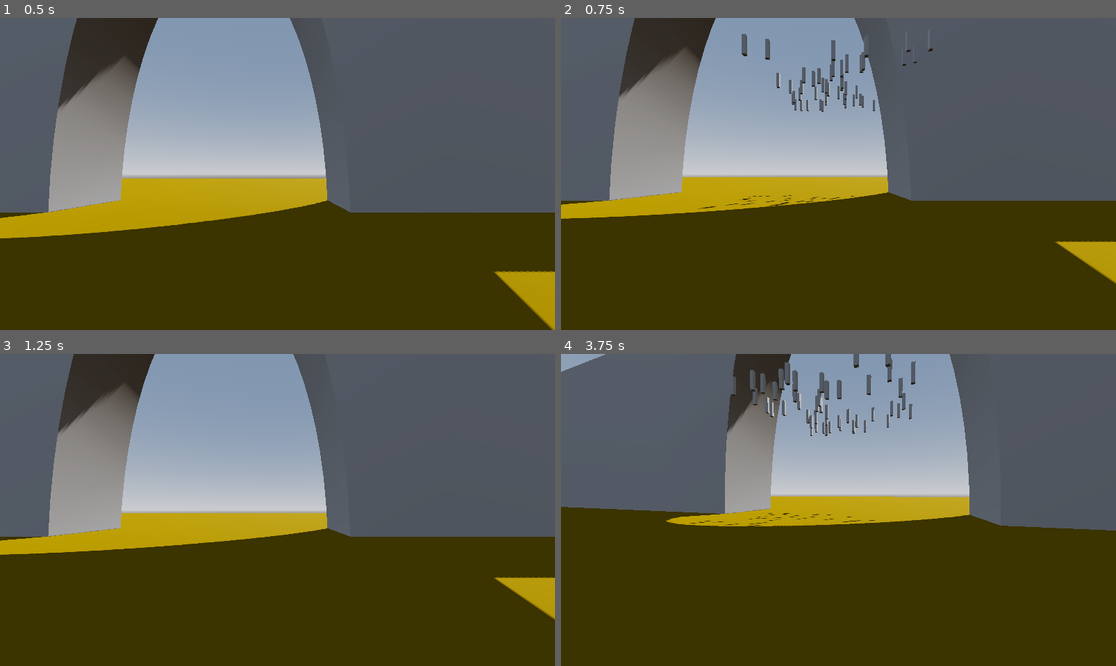
Above: before the commit, frames 1-4 (two rows, left to right).
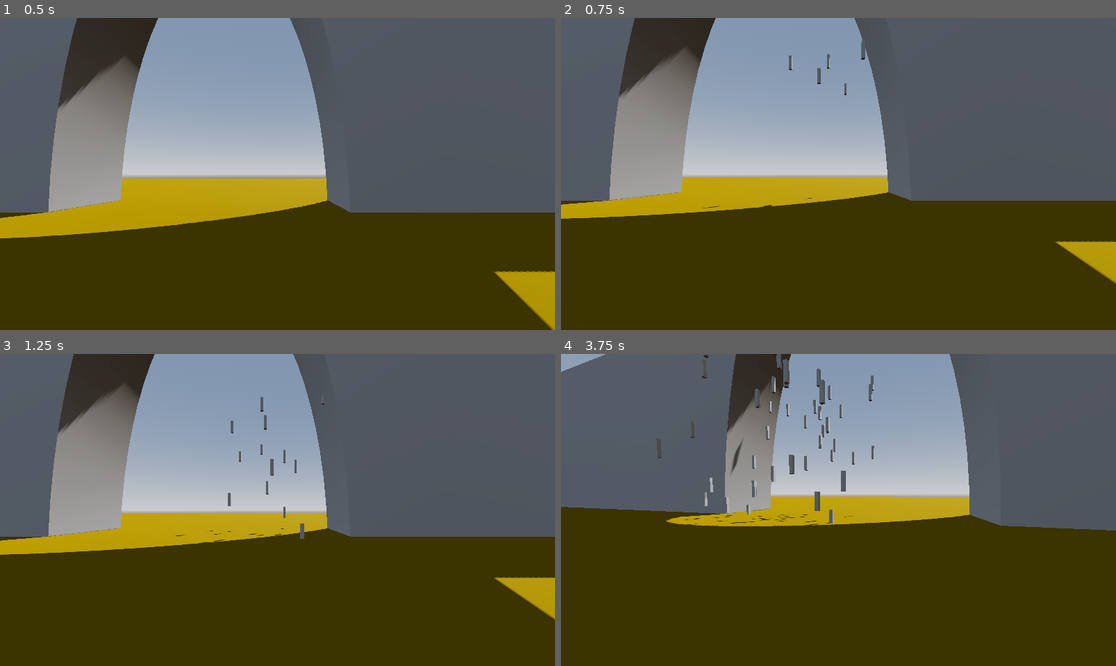
Above: after the commit, the same moments.

Repository: ChampionX1001/3D-Test-Godot_1
Game: Godot game, scene res://main.tscn
Two runs of this game, one before a commit and one after it. Both use one fixed random seed, a clock stepped at 60 frames per second and the inputs below.
Inputs (mouse positions are in pixels of both pictures, inside the frame that each line leads up to):
- Up to frame 1 (0.5 s): no input
- Up to frame 2 (0.75 s): tap Enter (ui_accept) at 0.5 s; move the mouse to (960, 158) at 0.52 s; hold Right (ui_right) from 0.53 s (still down); hold 1 (spell_Icicle_Rain) from 0.53 s (still down); click (960, 158) at 0.67 s
- Up to frame 3 (1.25 s): keep holding Right (ui_right); keep holding 1 (spell_Icicle_Rain); tap Enter (ui_accept) at 0.77 s
- Up to frame 4 (3.75 s): move the mouse to (810, 510) at 1.27 s; release Right (ui_right) at 1.28 s; release 1 (spell_Icicle_Rain) at 1.28 s; hold Up (ui_up) from 1.28 s (still down); tap 1 (spell_Icicle_Rain) at 1.35, 2.85 s; tap Enter (ui_accept) at 1.52, 3.02 s; move the mouse to (849, 503) at 2.02 s; hold 1 (spell_Icicle_Rain) 2.03-2.78 s; move the mouse to (832, 516) at 2.77 s; click (832, 516) at 2.92 s; move the mouse to (877, 513) at 3.52 s; hold 1 (spell_Icicle_Rain) from 3.53 s (still down)

Frame 1 is identical in both runs. In frame 2, 1.1% of the frame differs, in the area x 24-68%, y 5-62%; in frame 3, 0.3%; in frame 4, 2.5%, in the area x 17-64%, y 0-56%.

Commit message:
Add duration and delay to icicle rain spell
Introduced a new exported 'duration' variable to control the total time of the icicle rain. Each icicle is now spawned with a delay based on the duration, spreading the effect over time.

Diff:
--- a/3d-test-godot-1/spells/spell_Icicle_Rain.gd
+++ b/3d-test-godot-1/spells/spell_Icicle_Rain.gd
@@ -1,6 +1,7 @@
 extends Node3D
 
 @export var numOfIcicles := 10
+@export var duration := 2.0
 @export var radius := 5
 @export var dist := 10
 
@@ -10,6 +11,8 @@
 func icicle_rain(dir: float):
 	position = $"../ProtoController".position
 	print(str(position))
+
+	var delay = duration / numOfIcicles  # total 3 seconds spread across all icicles
 
 	for i in range(numOfIcicles):
 		var tempdir = 90 - dir
@@ -22,3 +25,5 @@
 
 
 		add_sibling(Icicle.new(randPosX, posY, randPosZ))
+
+		await get_tree().create_timer(delay).timeout
